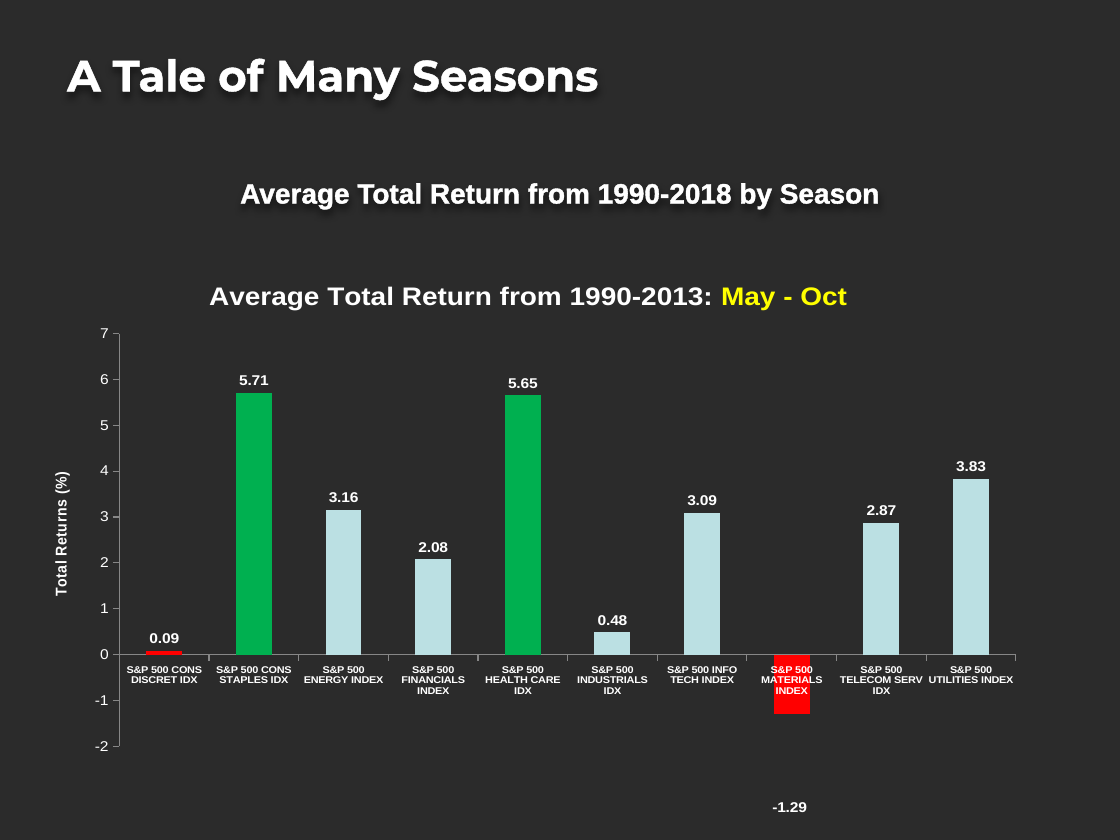
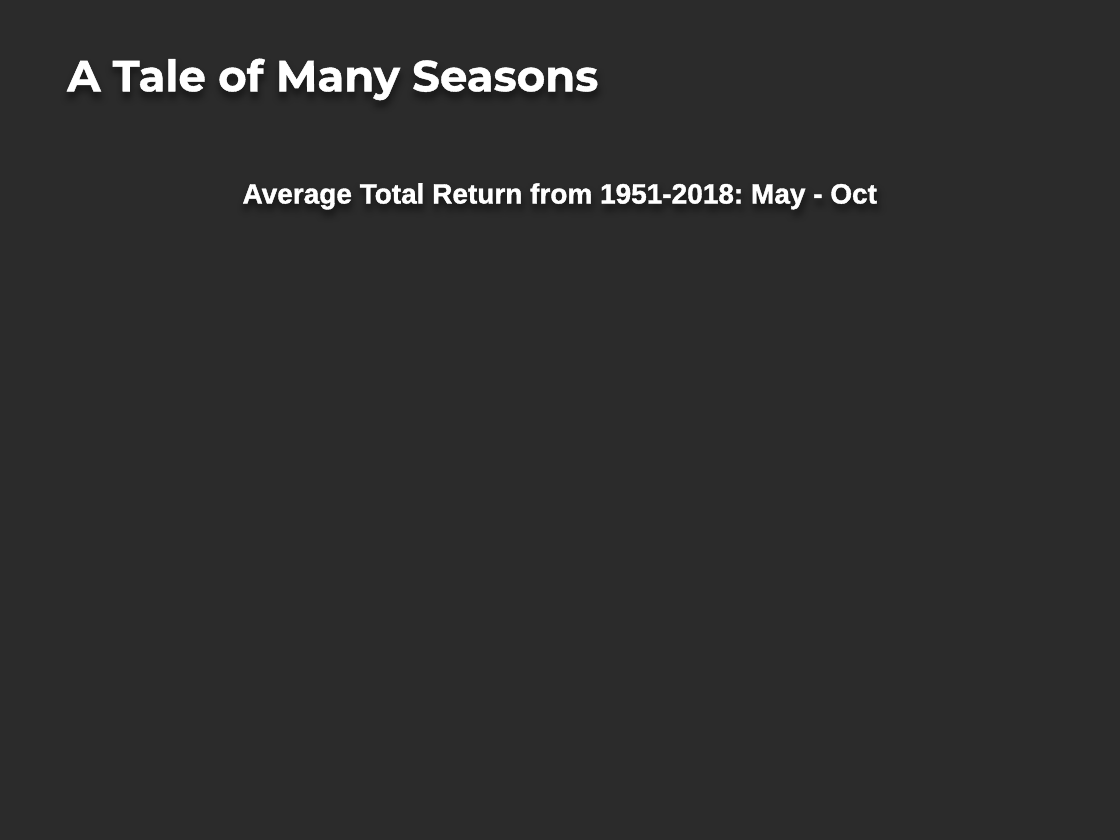
Before and after one commit to projectoneda/projectone, a slide deck: slide 4 of Portfolio Strategy Project.pptx. Drawn at 1120x840 pixels with LibreOffice and Linux fonts; fonts in the diff are those of the drawing; background and template pictures are left out; a plain dark background stands for a picture behind light text. Boxes give left, top, right and bottom in pixels: in the first picture for what was removed or moved away, otherwise in the second. Text is boxed around its words. In the diff, an @@ line names an element or a change of style, - is before the commit and + after.

```diff
--- a/Portfolio Strategy Project.pptx
+++ b/Portfolio Strategy Project.pptx
@@ text at [243, 183, 877, 208]: text changed @@
-Average Total Return from 1990-2018 by Season
+Average Total Return from 1951-2018: May - Oct
@@ column chart removed at [28, 261, 1036, 815] @@
-title "Average Total Return from 1990-2013: May - Oct "
-categories: S&P 500 CONS DISCRET IDX, S&P 500 CONS STAPLES IDX, S&P 500 ENERGY INDEX, S&P 500 FINANCIALS INDEX, S&P 500 HEALTH CARE IDX, S&P 500 INDUSTRIALS IDX, S&P 500 INFO TECH INDEX, S&P 500 MATERIALS INDEX, S&P 500 TELECOM SERV IDX, S&P 500 UTILITIES INDEX
-Series 1: 0.09, 5.71, 3.16, 2.08, 5.65, 0.48, 3.09, -1.29, 2.87, 3.83
```
Also in this commit, not shown: 2 other slides changed, 1 slide added, 3 slides removed, 2 other files.
